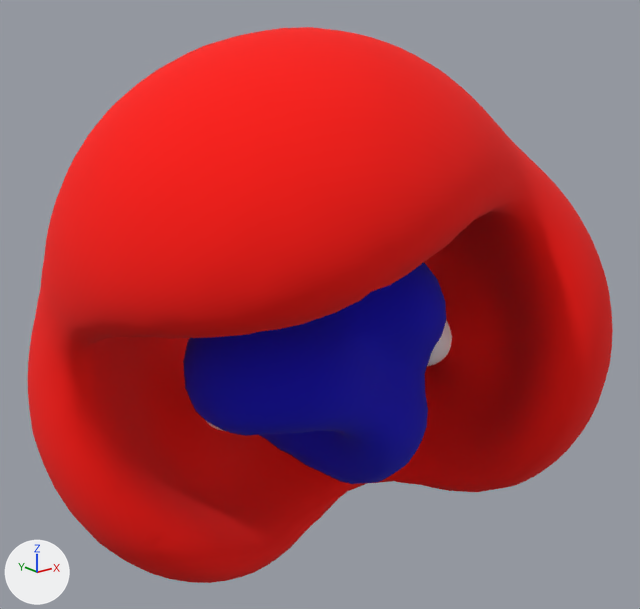
What one commit did to the glTF model Assets/Models/NH3_MO#6.glb.
One viewpoint serves both versions: a 50 mm lens placed at (-4.38, -5.51, 2.29), pointed at (0.03, 0.01, 0.08). Arrows for +X, +Y and +Z are at lower left; the lights stay in place. The first picture is the older version. Where no turn or scale is listed for an object, it has been applied to the vertices.

Names of what the first picture shows: 'surface', 'surface.001' and 1 more.
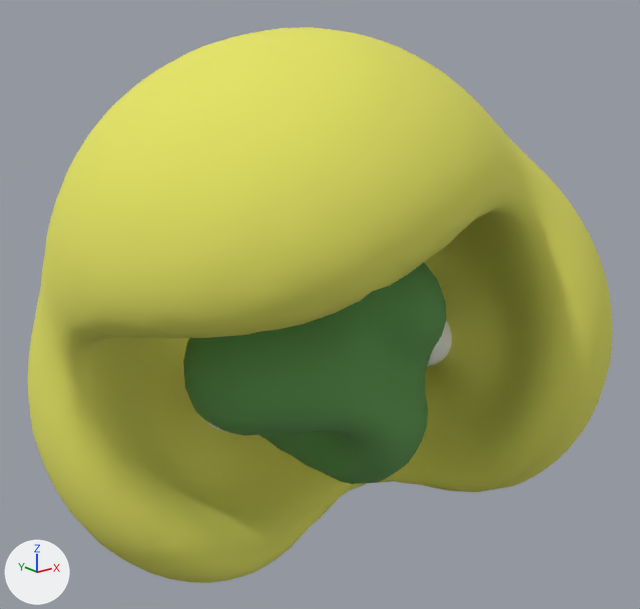
The change, as a list of edits to the scene's bpy script:
```text
Change mat_material_0:
    mat_material_0.base_color: (1.0, 0.00368, 0.0) -> (0.784, 0.784, 0.127)  # red #ff0c00 -> yellow #e5e564
Change mat_material_1:
    mat_material_1.base_color: (0.00335, 0.0, 0.521) -> (0.114, 0.314, 0.0865)  # blue #0b00bf -> green #5f9853
```

Location of each change, [x1, y1, x2, y2] in pixels of the pictures (640 x 609 px):
'surface', recoloured (red to yellow)
    both: [28, 27, 613, 583]
'surface.001', recoloured (blue to green)
    both: [183, 263, 446, 484]
